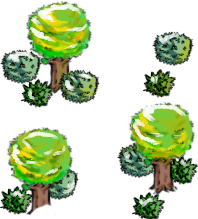
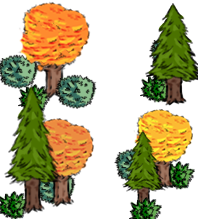
Comparing the layer stacks of the two 198 x 219 images. Changes:
hid "Layer 5" over bbox(6, 3, 189, 207)
added layer "Layer 16" above "Layer 15" over bbox(0, 1, 198, 219)
hid "Layer 4" over bbox(0, 0, 198, 200)
hid "Layer 0" over bbox(0, 0, 198, 219)
